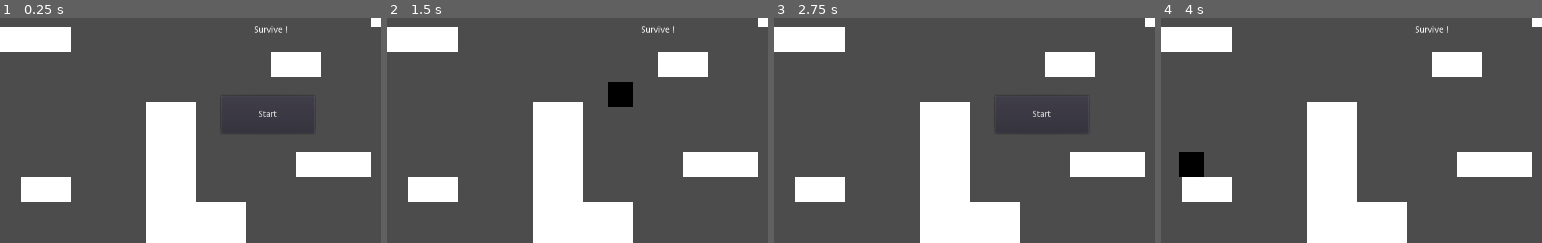
Above: before the commit, frames 1-4 (left to right).
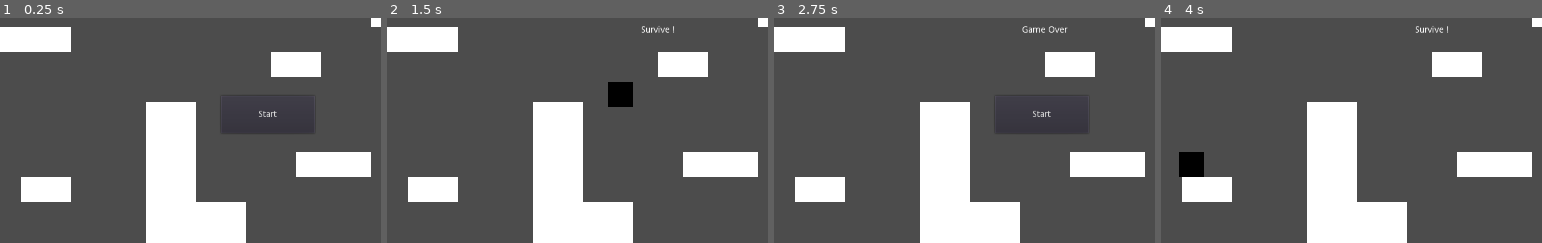
Above: after the commit, the same moments.

Repository: stanmbrs/game-gihnw
Game: Godot game, scene res://Scenes/Main.tscn
Same seed, same stepped clock (60 frames per second), same inputs: the game is played once before the commit and once after it.
Inputs:
- Up to frame 1 (0.25 s): no input
- Up to frame 2 (1.5 s): click "Start" at 0.5 s; hold Right (move_right) from 1.28 s (still down)
- Up to frame 3 (2.75 s): keep holding Right (move_right); tap Space (jump) at 1.52, 2.27 s
- Up to frame 4 (4 s): release Right (move_right) at 2.75 s; click "Start" at 2.75 s; hold Left (move_left) from 3.53 s (still down)
The pictures show only the part of the screen within x 14-64%, y 37-87%; the shares and areas given below are measured in that part.

The runs differ from the first frame. In frame 1, 0.1% of the frame differs, in the area x 66-76%, y 3-7%; in frame 2, nothing differs; in frame 3, 0.2%, in the area x 65-77%, y 3-7%; in frame 4, nothing differs.

Commit message:
WIP: HUD + Game over
Improve HUD and game over system

Diff:
--- a/Scripts/HUD.gd
+++ b/Scripts/HUD.gd
@@ -2,7 +2,11 @@
 
 signal start_game
 
+func _ready():
+	$MessageLabel.hide()
+
 func show_message(text):
+	$MessageTimer.stop()
 	$MessageLabel.text = text
 	$MessageLabel.show()
 
--- a/Scripts/Main.gd
+++ b/Scripts/Main.gd
@@ -1,6 +1,12 @@
 extends Node
 
 var time_score
+
+func start_spikes():
+	# Resume execution the next frame
+	yield(get_tree(), "idle_frame")
+	# Start spikes nodes
+	$Spikes/SpikesX5.start()
 
 func game_over():
 	$HUD.show_game_over()
@@ -14,10 +20,10 @@
 	$Player.start($StartPosition.position)
 	# Launch timer
 	$TimeScoreTimer.start()
-	# Start spikes nodes
-	$Spikes/SpikesX5.start()
+	# Restart spikes
+	start_spikes()
 
 
 func _on_TimeScoreTimer_timeout():
-	time_score += 0.01
+	time_score += $TimeScoreTimer.wait_time
 	$HUD.update_score(time_score)
--- a/project.godot
+++ b/project.godot
@@ -19,6 +19,7 @@
 window/size/width=1280
 window/size/height=720
 window/size/resizable=false
+window/stretch/mode="viewport"
 
 [input]
 
